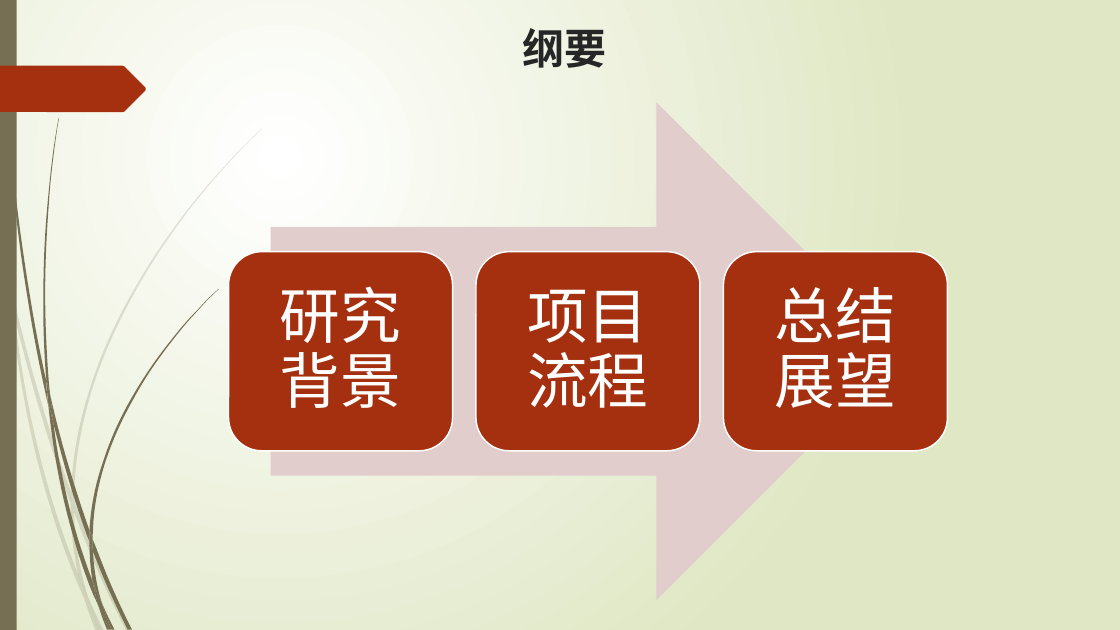
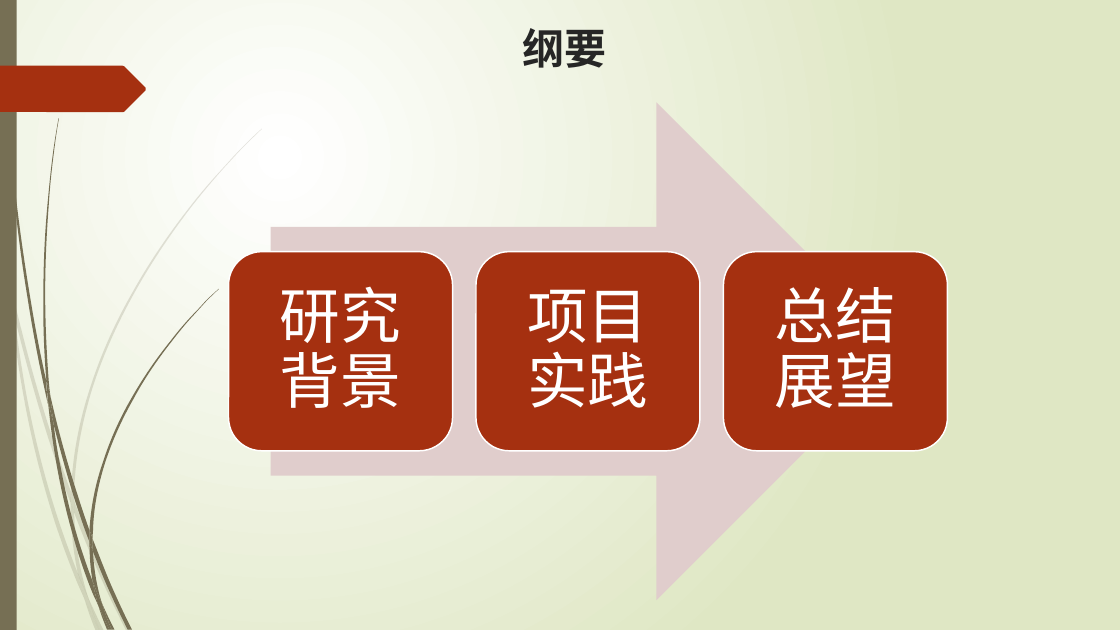
Before and after one commit to ys0232/SAIOinstall, a slide deck: slide 2 of 《海量对象文件存储》结题报告.pptx. Drawn at 1120x630 pixels with LibreOffice and Linux fonts; fonts in the diff are those of the drawing. Boxes give left, top, right and bottom in pixels: in the first picture for what was removed or moved away, otherwise in the second. Text is boxed around its words. In the diff, an @@ line names an element or a change of style, - is before the commit and + after.

```diff
--- a/《海量对象文件存储》结题报告.pptx
+++ b/《海量对象文件存储》结题报告.pptx
@@ text at (527,289,648,408): text changed @@
-项目流程
+项目实践
```
Also in this commit, not shown: 7 other slides changed, 3 slides added, 3 other files.
